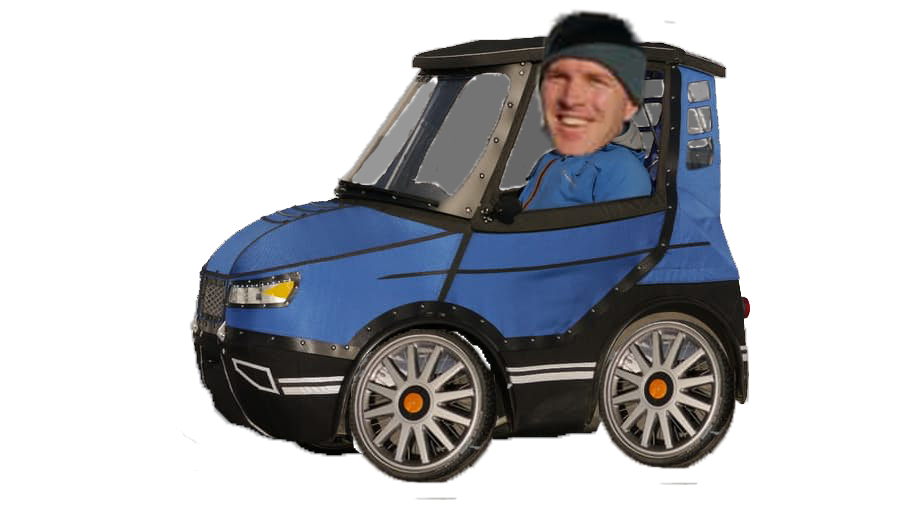
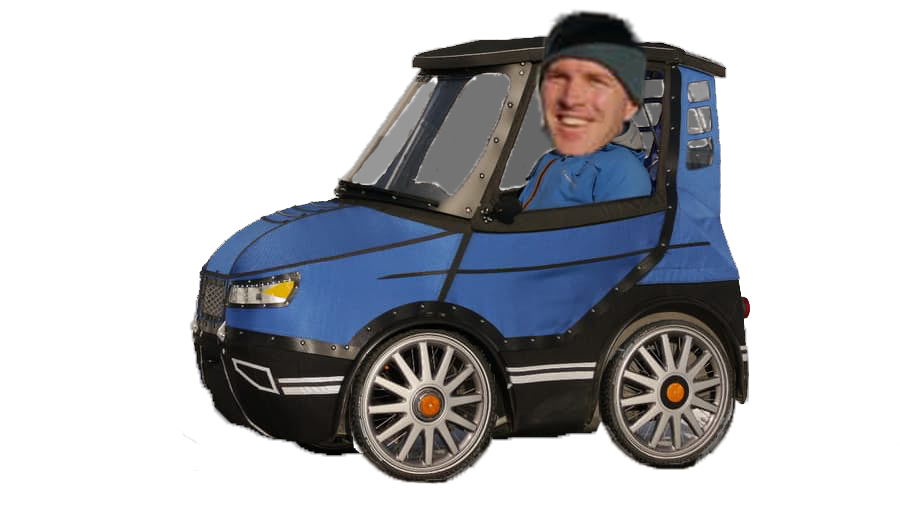
Layers edited between the first and the second 900 × 506 image:
painted on "Layer 11" over [663, 20, 677, 25]
showed "1" over [349, 329, 498, 483]
showed "Layer 4" over [349, 329, 498, 485]
painted on "Layer 10" over [414, 497, 457, 500]
showed "Layer 3" over [599, 319, 749, 465]
showed "Layer 6" over [599, 319, 731, 470]
painted on "Layer 8" over [660, 482, 698, 485]
